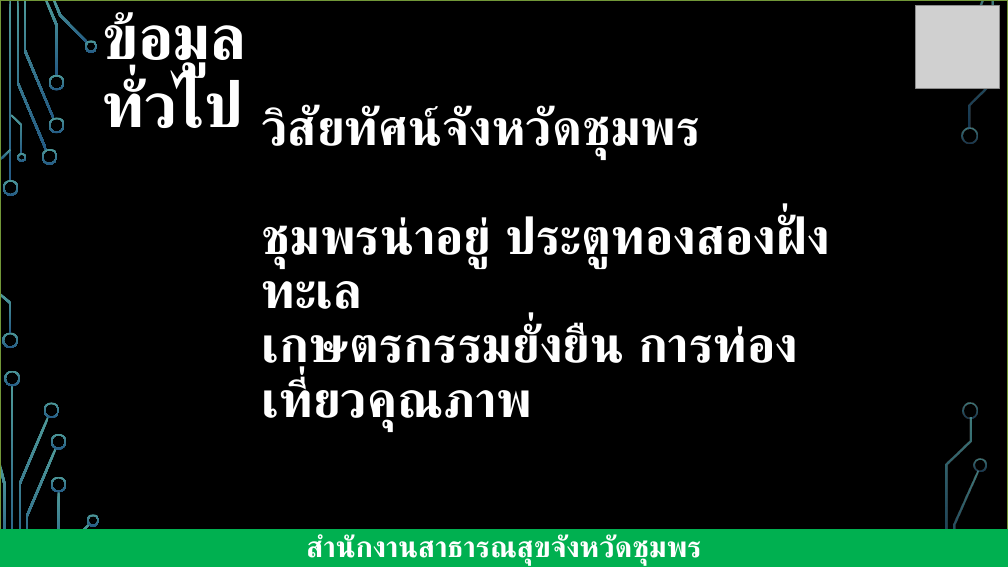
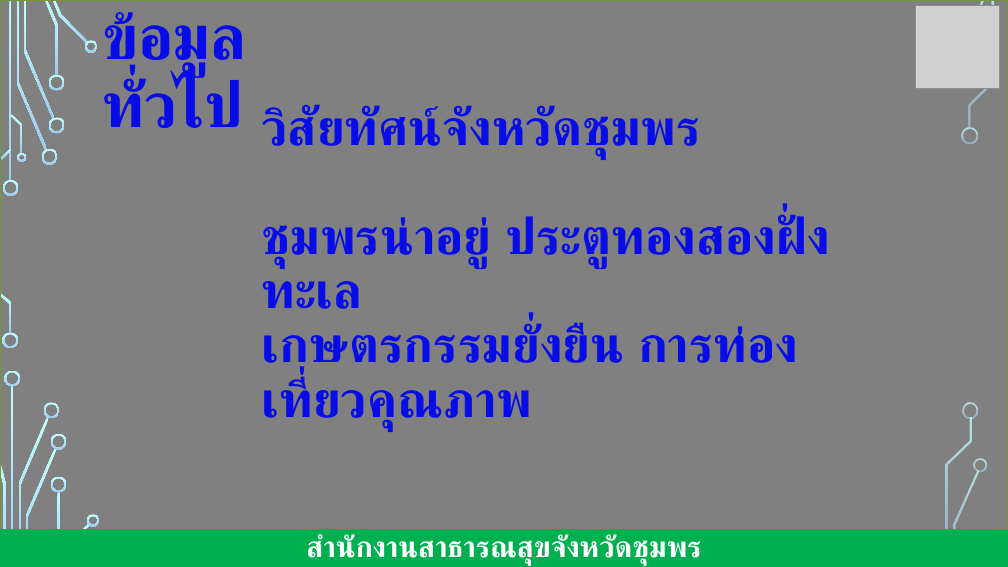
Before and after one commit to joblackpoc/Jobs_SSJ, a slide deck: slide 3 of นิเทศก์/นิเทศก์ชุมพร.pptx. Drawn at 1008x567 pixels with LibreOffice and Linux fonts; fonts in the diff are those of the drawing; grey boxes stand for pictures; background and template pictures are left out. Boxes give left, top, right and bottom in pixels: in the first picture for what was removed or moved away, otherwise in the second. Text is boxed around its words. In the diff, an @@ line names an element or a change of style, - is before the commit and + after.

```diff
--- a/นิเทศก์/นิเทศก์ชุมพร.pptx
+++ b/นิเทศก์/นิเทศก์ชุมพร.pptx
@@ rectangle at (0,0,1008,567): fill #000000 at 40% opacity to #FFFFFF at 50% opacity @@
@@ title "ข้อมูลทั่วไป" at (102,12,247,128): text colour #FFFFFF to #070CE9, letter outline none to #070CE9 0.75 pt @@
@@ text "วิสัยทัศน์จังหวัดชุมพร" at (261,106,798,430): text colour #FFFFFF to #070CE9, letter outline none to #070CE9 0.75 pt @@
```
Also in this commit, not shown: 2 other slides changed, 11 slides added, 13 other files.
